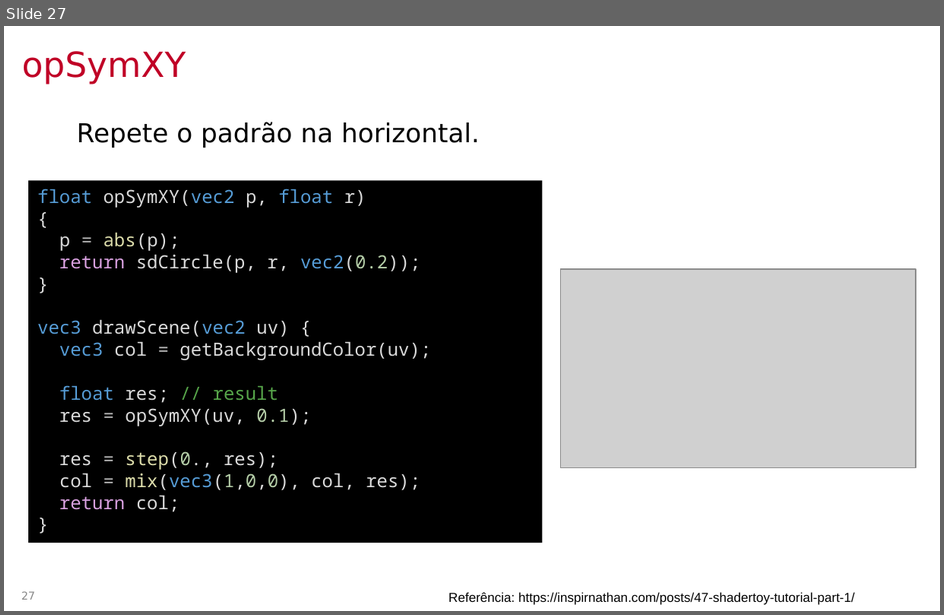
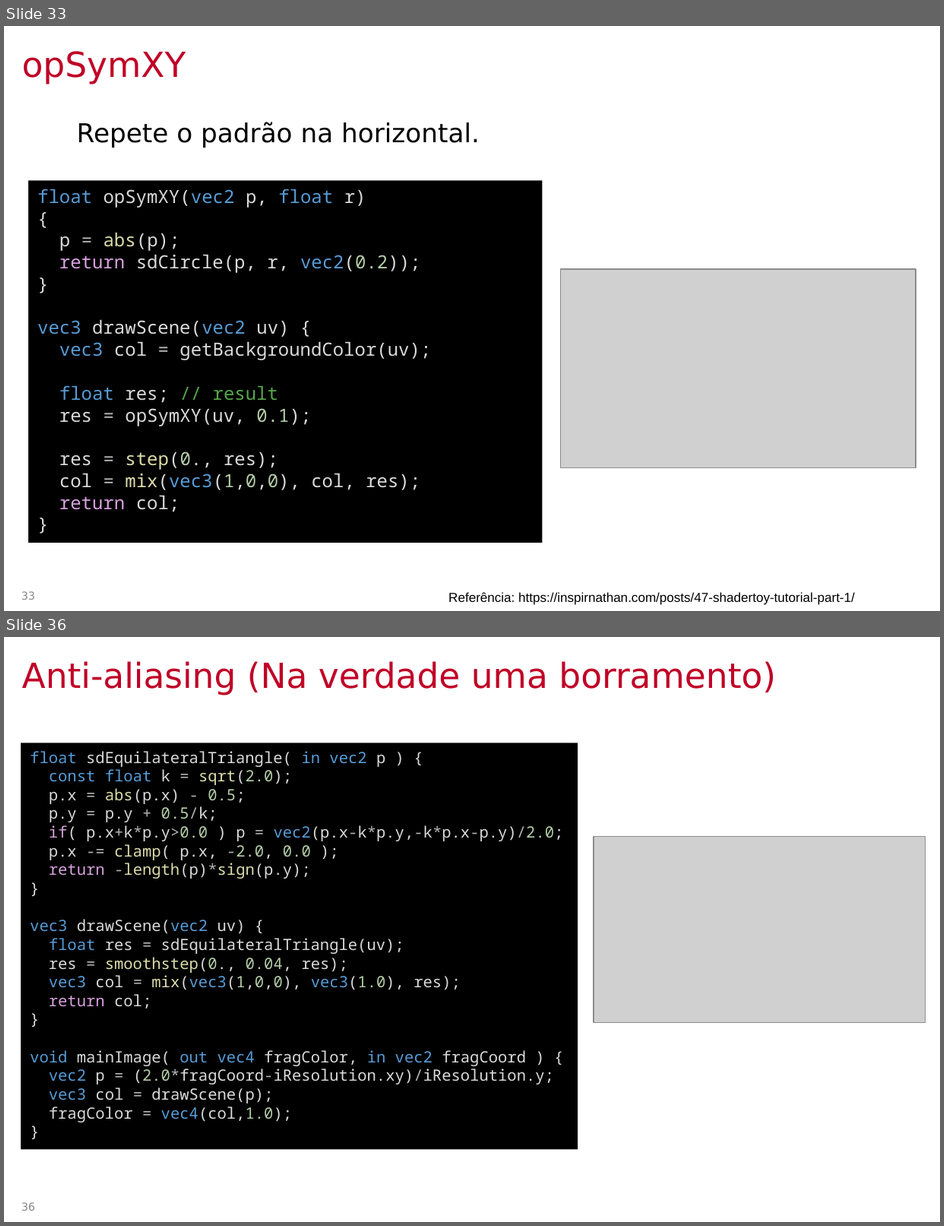
Before and after one commit to lpsoares/ComputacaoGrafica, a slide deck: content/aulas/21-sdf/aula21_sdf.pptx. Shown one above the other, each under a label of ours: slide 27 before the commit, slides 33 and 36 after it; the slides between them are not shown. The pictures are 944x615 and 944x1226 pixels, drawn with LibreOffice and Linux fonts; fonts in the diff are those of the drawing; grey boxes stand for pictures; background and template pictures are left out. Boxes give left, top, right and bottom in pixels: in the first picture for what was removed or moved away, otherwise in the second. Text is boxed around its words. In the diff, an @@ line names an element or a change of style, - is before the commit and + after.

```diff
--- a/content/aulas/21-sdf/aula21_sdf.pptx
+++ b/content/aulas/21-sdf/aula21_sdf.pptx
@@ slide 36 added at (4,637,940,1222), background #FFFFFF @@
@@ title added at (22,661,776,696), 26.7 pt, text #C00026 @@
+Anti-aliasing (Na verdade uma borramento)
@@ rectangle added at (21,743,578,1149), fill #000000, 12 pt, text #DADADA @@
+float sdEquilateralTriangle( in vec2 p ) {
+const float k = sqrt(2.0);
+p.x = abs(p.x) - 0.5;
+p.y = p.y + 0.5/k;
+if( p.x+k*p.y>0.0 ) p = vec2(p.x-k*p.y,-k*p.x-p.y)/2.0;
+p.x -= clamp( p.x, -2.0, 0.0 );
+return -length(p)*sign(p.y);
+}
+vec3 drawScene(vec2 uv) {
+float res = sdEquilateralTriangle(uv);
+res = smoothstep(0., 0.04, res);
+vec3 col = mix(vec3(1,0,0), vec3(1.0), res);
+return col;
+}
+void mainImage( out vec4 fragColor, in vec2 fragCoord ) {
+vec2 p = (2.0*fragCoord-iResolution.xy)/iResolution.y;
+vec3 col = drawScene(p);
+fragColor = vec4(col,1.0);
+}
@@ picture added at (594,836,925,1023) @@
@@ page number added at (21,1202,35,1211), 8.3 pt, text #888888 @@
+36
@@ what was slide 27 is now slide 33 @@
@@ page number at (21,591,35,600): text changed @@
-27
+33
```
Also in this commit, not shown: 4 slides changed, 7 other slides added, 5 other files.
